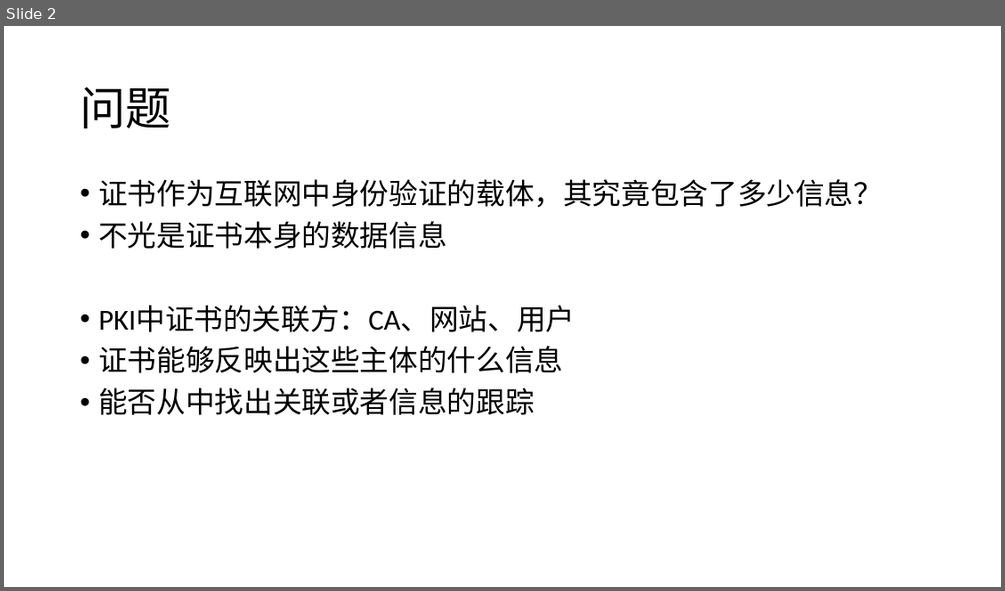
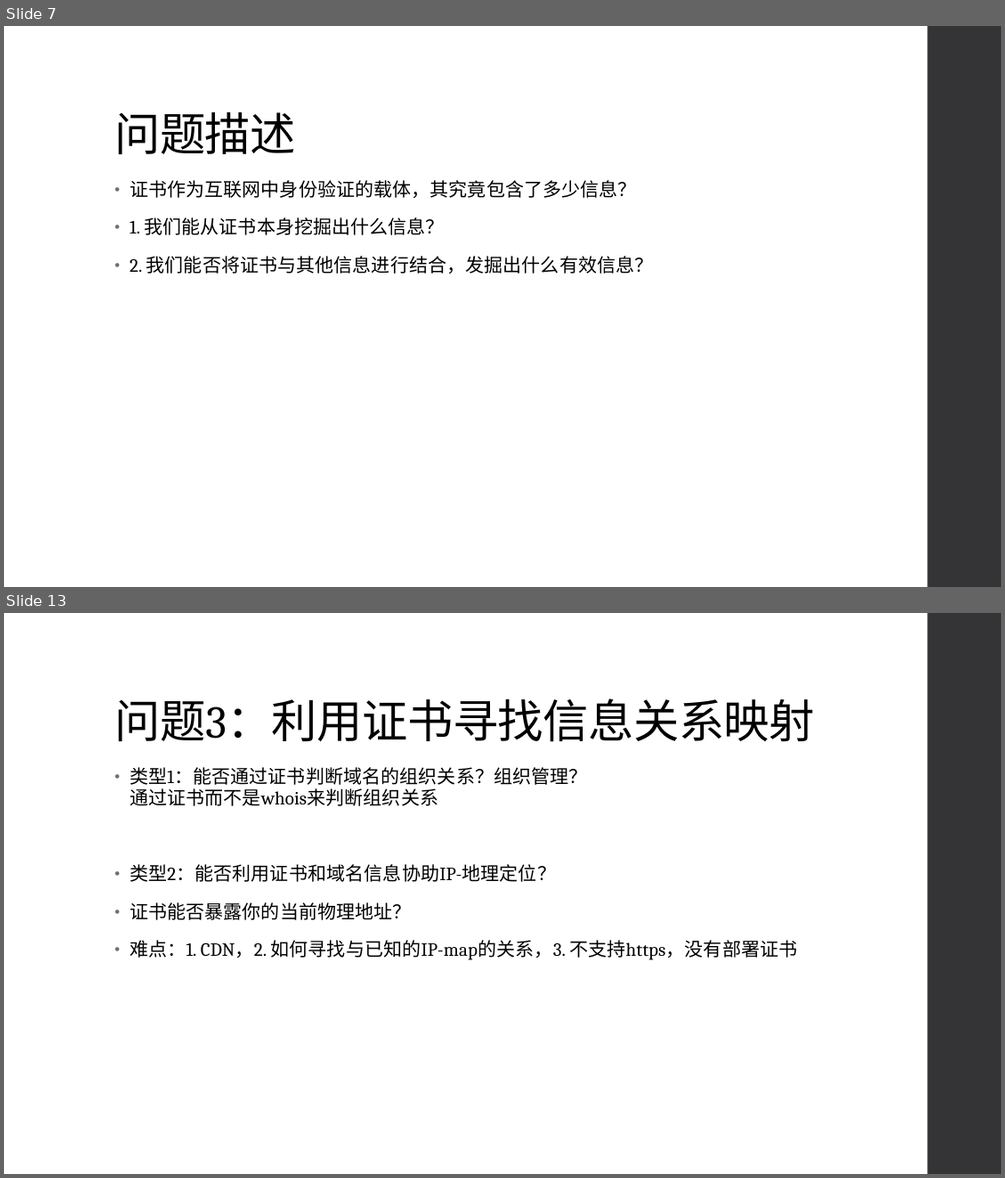
Before and after one commit to netsyscode/SSL-TLS-Certificate, a slide deck: 研究问题思考.pptx. Shown one above the other, each under a label of ours: slide 2 before the commit, slides 7 and 13 after it; the slides between them are not shown. The pictures are 1005x591 and 1005x1178 pixels, drawn with LibreOffice and Linux fonts; fonts in the diff are those of the drawing. Boxes give left, top, right and bottom in pixels: in the first picture for what was removed or moved away, otherwise in the second. Text is boxed around its words. In the diff, an @@ line names an element or a change of style, - is before the commit and + after.

```diff
--- a/研究问题思考.pptx
+++ b/研究问题思考.pptx
@@ slide 13 added at (4, 613, 1001, 1174), background #FFFFFF; not listed: 1 template element that a slide beside it also shows @@
@@ title added at (114, 698, 815, 742), 44 pt, text #000000 @@
+问题3：利用证书寻找信息关系映射
@@ text added at (129, 767, 797, 960), 18 pt, text #000000 @@
+• 类型1：能否通过证书判断域名的组织关系？组织管理？
+  通过证书而不是whois来判断组织关系
+• 类型2：能否利用证书和域名信息协助IP-地理定位？
+• 证书能否暴露你的当前物理地址？
+• 难点：1. CDN，2. 如何寻找与已知的IP-map的关系，3. 不支持https，没有部署证书
@@ what was slide 2 is now slide 7 @@
@@ slide 7 changed as well @@
@@ rectangle added at (928, 26, 1001, 587), fill #353537 @@
@@ title "问题描述" at (114, 112, 296, 154): vertical alignment middle to bottom @@
@@ title at (114, 112, 296, 154): text changed; font Calibri to Cambria @@
-问题
+问题描述
@@ text "证书作为互联网中身份验证的载体，其究竟包含了多少信息？": place and size @@
-text "证书作为互联网中身份验证的载体，其究竟包含了多少信息？" at (98, 179, 882, 415)
+text "证书作为互联网中身份验证的载体，其究竟包含了多少信息？" at (129, 180, 654, 273)
@@ text at (129, 180, 637, 198): size 28 to 18 pt, font Calibri to Cambria, letter spacing 0 to 0.1 pt in "证书作为互联网中身份验证的载体，其究竟包含了多少信息？"; indent changed; line spacing 0.9 to 0.95; more space between paragraphs @@
@@ text at (129, 217, 654, 273): text changed; size 28 to 18 pt; font Calibri to Cambria @@
-• 不光是证书本身的数据信息
-• PKI中证书的关联方：CA、网站、用户
-• 证书能够反映出这些主体的什么信息
-• 能否从中找出关联或者信息的跟踪
+• 1. 我们能从证书本身挖掘出什么信息？
+• 2. 我们能否将证书与其他信息进行结合，发掘出什么有效信息？
```
Also in this commit, not shown: 1 other slide changed, 12 other slides added, 1 slide removed.
